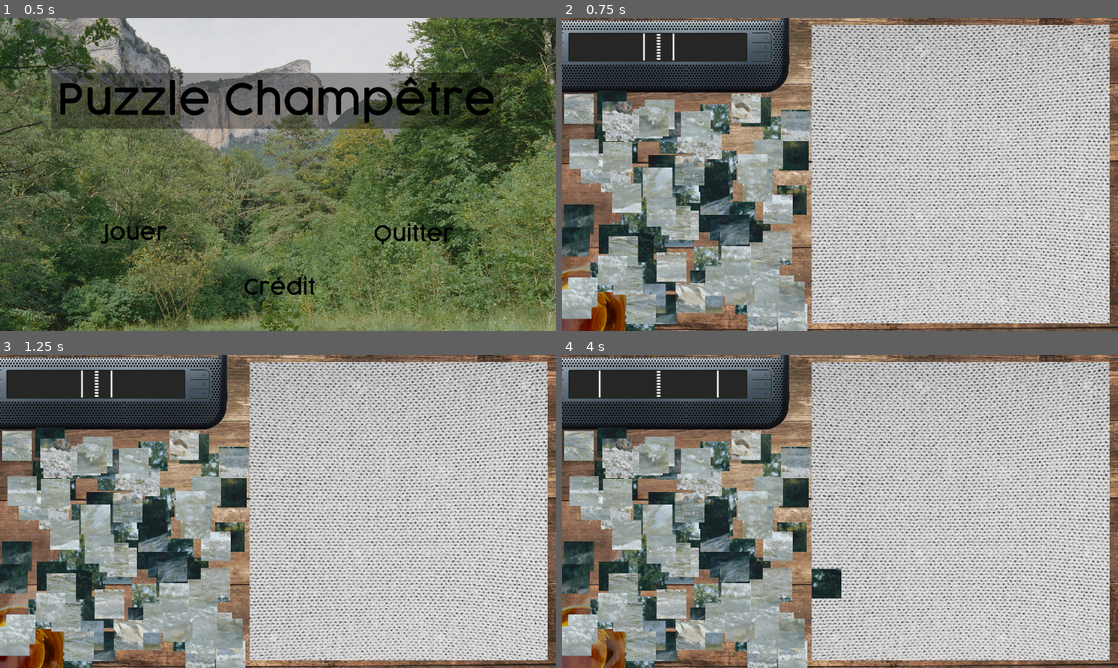
Above: before the commit, frames 1-4 (two rows, left to right).
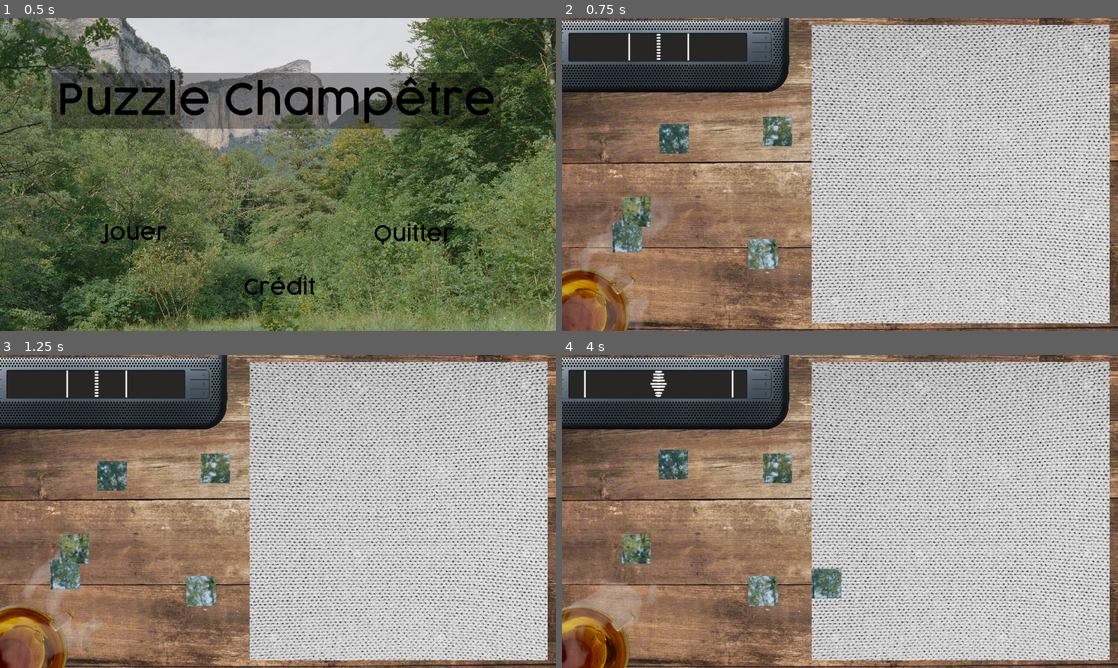
Above: after the commit, the same moments.

Repository: Ant0yne/rythmeNatureSatisfaction
Game: Godot game, scene res://Scenes/Menu.tscn
Same seed, same stepped clock (60 frames per second), same inputs: the game is played once before the commit and once after it. The engine's default icon, where the game draws it, is replaced by a stand-in: a white triangle on a blue panel in a dark square. Sound files missing from this copy of the repository are replaced by a short silence.
Inputs (mouse positions are in pixels of both pictures, inside the frame that each line leads up to):
- Up to frame 1 (0.5 s): no input
- Up to frame 2 (0.75 s): click (695, 233) at 0.5 s
- Up to frame 3 (1.25 s): no input
- Up to frame 4 (4 s): drag from (673, 477) to (628, 558) at 1.27 s; drag from (628, 574) to (812, 574) at 2.02 s; move the mouse to (762, 589) at 2.77 s; hold Right (ui_right) 2.78-3.5 s; click (762, 589) at 2.92 s; drag from (634, 549) to (673, 464) at 3.52 s

Frame 1 is identical in both runs. In frame 2, 26% of the frame differs, in the area x 0-45%, y 4-100%; in frame 3, 26%; in frame 4, 27%, in the area x 0-51%, y 4-100%.
Error before the commit: Invalid get index '4' (on base: 'Array'). (res://addons/mixing-desk/music/mixing_desk_music.gd:314)

Commit message:
fin + son bonne position

Diff:
--- a/Scenes/Menu.tscn
+++ b/Scenes/Menu.tscn
@@ -9,6 +9,7 @@
 [ext_resource path="res://Assets Graphiques/Fond Menu/Fond.png" type="Texture" id=7]
 [ext_resource path="res://Assets Graphiques/Bouton/Credit_blanc.png" type="Texture" id=8]
 [ext_resource path="res://Assets Graphiques/Bouton/Credit_noir.png" type="Texture" id=9]
+[ext_resource path="res://Assets Graphiques/Ecran_noir.png" type="Texture" id=10]
 
 [node name="Menu" type="Node2D"]
 script = ExtResource( 1 )
@@ -53,6 +54,11 @@
 __meta__ = {
 "_edit_use_anchors_": false
 }
+
+[node name="Ecran noir" type="Sprite" parent="."]
+modulate = Color( 1, 1, 1, 0 )
+position = Vector2( 640, 360 )
+texture = ExtResource( 10 )
 [connection signal="button_up" from="Jouer" to="." method="_on_Jouer_button_up"]
 [connection signal="button_up" from="Quitter" to="." method="_on_Quitter_button_up"]
 [connection signal="button_up" from="Credit" to="." method="_on_Credit_button_up"]
--- a/Scenes/Puzzle.tscn
+++ b/Scenes/Puzzle.tscn
@@ -78,7 +78,7 @@
 [ext_resource path="res://Assets Sonore/SD/Bruit Piece/Bruit Piece_2.wav" type="AudioStream" id=76]
 [ext_resource path="res://Scrips/Puzzle.gd" type="Script" id=77]
 [ext_resource path="res://Scrips/Fumee.gd" type="Script" id=78]
-[ext_resource path="res://Assets Sonore/SD/Secouage_v3-3.wav" type="AudioStream" id=79]
+[ext_resource path="res://Assets Sonore/SD/BonnePosition.wav" type="AudioStream" id=79]
 [ext_resource path="res://Assets Graphiques/Pieces/Puzzle_v2.png" type="Texture" id=80]
 [ext_resource path="res://Assets Sonore/SD/Feedback Piece Pose/Puzzle - Basse - feedback - 6.wav" type="AudioStream" id=81]
 [ext_resource path="res://Assets Sonore/SD/Feedback Piece Pose/Puzzle - Kick - feedback - 1.wav" type="AudioStream" id=82]
@@ -103,6 +103,7 @@
 [ext_resource path="res://Assets Sonore/SD/Feedback Piece Pose/Puzzle - Mélodie - feedback - 2.wav" type="AudioStream" id=101]
 [ext_resource path="res://addons/mixing-desk/music/mixing_desk_music.gd" type="Script" id=102]
 [ext_resource path="res://addons/mixing-desk/music/song.gd" type="Script" id=103]
+[ext_resource path="res://Assets Graphiques/Ecran_noir.png" type="Texture" id=104]
 [ext_resource path="res://Assets Sonore/SD/Boucle Piece Pose/Puzzle - Accord - boucle.wav" type="AudioStream" id=105]
 [ext_resource path="res://Assets Sonore/SD/Boucle Piece Pose/Puzzle - Basse - boucle.wav" type="AudioStream" id=106]
 [ext_resource path="res://Assets Sonore/SD/Boucle Piece Pose/Puzzle - Guitare - boucle intro.wav" type="AudioStream" id=107]
@@ -149,7 +150,7 @@
 position = Vector2( 143.732, 627.116 )
 scale = Vector2( 0.714216, 0.714216 )
 frames = SubResource( 2 )
-frame = 6
+frame = 29
 playing = true
 flip_h = true
 script = ExtResource( 78 )
@@ -167,7 +168,7 @@
 position = Vector2( 222.2, 66.7968 )
 scale = Vector2( 1, 0.989417 )
 frames = SubResource( 3 )
-frame = 3
+frame = 2
 playing = true
 
 [node name="Pieces" type="Node2D" parent="."]
@@ -177,6 +178,11 @@
 visible = false
 position = Vector2( 915, 356 )
 texture = ExtResource( 80 )
+
+[node name="Ecran noir" type="Sprite" parent="."]
+modulate = Color( 1, 1, 1, 0 )
+position = Vector2( 640, 360 )
+texture = ExtResource( 104 )
 
 [node name="SonFond" type="AudioStreamPlayer" parent="."]
 stream = ExtResource( 75 )
--- a/Scrips/CreationPieces.gd
+++ b/Scrips/CreationPieces.gd
@@ -13,7 +13,7 @@
 var limite_zone_pop_x = int(540)
 var limite_zone_pop_y = int(700)
 
-var max_piece = 100
+var max_piece = 5
 
 func _ready():
 	_random_position()
--- a/Scrips/FrameCompteur.gd
+++ b/Scrips/FrameCompteur.gd
@@ -1,4 +1,6 @@
 extends Node
+
+var restart_puzzle_fini = bool(false)
 
 var frame_compteur = int(0)
 var son_piece_pose = bool(false)
--- a/Scrips/Listes.gd
+++ b/Scrips/Listes.gd
@@ -2,7 +2,7 @@
 
 var premiere_position = Vector2(609,50)
 var nbre_bonne_position = int(0)
-var puzzle_fini = int(100)
+var puzzle_fini = int(5)
 var destruction_piece = bool(false)
 var piece_prise = int(0)
 
@@ -120,7 +120,6 @@
 Vector2(1085,50),
 Vector2(1153,50),
 Vector2(1221,50),
-
 Vector2(609,118),
 Vector2(677,118),
 Vector2(745,118),
@@ -131,7 +130,6 @@
 Vector2(1085,118),
 Vector2(1153,118),
 Vector2(1221,118),
-
 Vector2(609,186),
 Vector2(677,186),
 Vector2(745,186),
@@ -142,7 +140,6 @@
 Vector2(1085,186),
 Vector2(1153,186),
 Vector2(1221,186),
-
 Vector2(609,254),
 Vector2(677,254),
 Vector2(745,254),
@@ -153,7 +150,6 @@
 Vector2(1085,254),
 Vector2(1153,254),
 Vector2(1221,254),
-
 Vector2(609,322),
 Vector2(677,322),
 Vector2(745,322),
@@ -164,7 +160,6 @@
 Vector2(1085,322),
 Vector2(1153,322),
 Vector2(1221,322),
-
 Vector2(609,390),
 Vector2(677,390),
 Vector2(745,390),
@@ -175,7 +170,6 @@
 Vector2(1085,390),
 Vector2(1153,390),
 Vector2(1221,390),
-
 Vector2(609,458),
 Vector2(677,458),
 Vector2(745,458),
@@ -186,7 +180,6 @@
 Vector2(1085,458),
 Vector2(1153,458),
 Vector2(1221,458),
-
 Vector2(609,526),
 Vector2(677,526),
 Vector2(745,526),
@@ -197,7 +190,6 @@
 Vector2(1085,526),
 Vector2(1153,526),
 Vector2(1221,526),
-
 Vector2(609,594),
 Vector2(677,594),
 Vector2(745,594),
@@ -208,7 +200,6 @@
 Vector2(1085,594),
 Vector2(1153,594),
 Vector2(1221,594),
-
 Vector2(609,662),
 Vector2(677,662),
 Vector2(745,662),
--- a/Scrips/Menu.gd
+++ b/Scrips/Menu.gd
@@ -1,6 +1,44 @@
 extends Node2D
 
+onready var ecranNoir = $"Ecran noir"
+onready var frameCompteur = FrameCompteur
+onready var listes = Listes
+
+#func _ready():
+#	listes.premiere_position = Vector2(609,50)
+#	listes.nbre_bonne_position = int(0)
+#	listes.puzzle_fini = int(5)
+#	listes.destruction_piece = bool(false)
+#	listes.piece_prise = int(0)
+#
+#	frameCompteur.restart_puzzle_fini = bool(false)
+#	frameCompteur.frame_compteur = int(0)
+#	frameCompteur.son_piece_pose = bool(false)
+#	frameCompteur.ligne_son = int(0)
+#	frameCompteur.boucle_accord = int(0)
+#	frameCompteur.boucle_basse = int(0)
+#	frameCompteur.boucle_guitare = int(0)
+#	frameCompteur.boucle_hihat = int(0)
+#	frameCompteur.boucle_kick = int(0)
+#	frameCompteur.boucle_melodie = int(0)
+#	frameCompteur.boucle_rimshot = int(0)
+#	frameCompteur.boucle_accord_joue = bool(false)
+#	frameCompteur.boucle_basse_joue = bool(false)
+#	frameCompteur.boucle_guitare_joue = bool(false)
+#	frameCompteur.boucle_hihat_joue = bool(false)
+#	frameCompteur.boucle_kick_joue = bool(false)
+#	frameCompteur.boucle_melodie_joue = bool(false)
+#	frameCompteur.boucle_rimshot_joue = bool(false)
+#
+#	if frameCompteur.restart_puzzle_fini == true :
+#		ecranNoir.modulate.a = 1
+#
+#func _process(delta):
+#	if ecranNoir.modulate.a > 0:
+#		ecranNoir.modulate.a -= 0.01
+
 func _on_Jouer_button_up():
+#	frameCompteur.restart_puzzle_fini = false
 	get_tree().change_scene("res://Scenes/Puzzle.tscn")
 
 
@@ -9,4 +47,5 @@
 
 
 func _on_Credit_button_up():
+#	frameCompteur.restart_puzzle_fini = false
 	get_tree().change_scene("res://Scenes/Credit.tscn")
--- a/Scrips/Puzzle.gd
+++ b/Scrips/Puzzle.gd
@@ -23,6 +23,9 @@
 onready var puzzleFini = $PuzzleFini
 onready var frame_compteur = FrameCompteur
 onready var listes = Listes
+onready var ecranNoir = $"Ecran noir"
+
+var delay = int(0)
 
 func _ready():
 	bouclesGuitareIntro.play(0)
@@ -51,6 +54,17 @@
 	if listes.nbre_bonne_position == listes.puzzle_fini :
 		listes.destruction_piece = true
 		puzzleFini.visible = true
+		frame_compteur.restart_puzzle_fini = true
+		delay += 1
+		if delay > 80:
+			if ecranNoir.modulate.a < 1 :
+				ecranNoir.modulate.a += 0.01
+			if ecranNoir.modulate.a >= 1 :
+				get_tree().quit()
+
+func _input(event):
+	if event.is_action_released("ui_cancel"):
+		get_tree().change_scene("res://Scenes/Menu.tscn")
 
 func _piece_pose():
 	if frame_compteur.ligne_son == 1:
@@ -75,18 +89,25 @@
 		sonsLigne9Et10.play()
 		bruitPiece.play()
 	if frame_compteur.ligne_son == 10:
+		sonsLigne1Et2.play()
 		test.play()
 	if frame_compteur.ligne_son == 20:
+		sonsLigne3Et4.play()
 		test.play()
 	if frame_compteur.ligne_son == 30:
+		sonsLigne5.play()
 		test.play()
 	if frame_compteur.ligne_son == 40:
+		sonsLigne6.play()
 		test.play()
 	if frame_compteur.ligne_son == 50:
+		sonsLigne7.play()
 		test.play()
 	if frame_compteur.ligne_son == 60:
+		sonsLigne8.play()
 		test.play()
 	if frame_compteur.ligne_son == 70:
+		sonsLigne9Et10.play()
 		test.play()
 
 func _boucle_joue():
@@ -112,12 +133,12 @@
 		bouclesKick.set_volume_db(0)
 		frame_compteur.boucle_kick_joue = true
 
-func _input(event):
-	if event.is_action_released("ui_down"):
-		mixingDesk.fade_in("Boucles", "Boucles Guitare")
-	if event.is_action_released("ui_right"):
-		mixingDesk.toggle_fade("Boucles", "Boucles Basse")
-	if event.is_action_released("ui_left"):
-		mixingDesk.toggle_fade("Boucles", "Boucles Rimshot")
-	if event.is_action_released("ui_up"):
-		mixingDesk.toggle_fade("Boucles", "Boucles Kick")
+#func _input(event):
+#	if event.is_action_released("ui_down"):
+#		mixingDesk.fade_in("Boucles", "Boucles Guitare")
+#	if event.is_action_released("ui_right"):
+#		mixingDesk.toggle_fade("Boucles", "Boucles Basse")
+#	if event.is_action_released("ui_left"):
+#		mixingDesk.toggle_fade("Boucles", "Boucles Rimshot")
+#	if event.is_action_released("ui_up"):
+#		mixingDesk.toggle_fade("Boucles", "Boucles Kick")
Binary file added: Assets Graphiques/Ecran_noir.png
Not shown, added: Assets Graphiques/Ecran_noir.png.import
Not shown, added: Assets Sonore/SD/BonnePosition.wav.import
Not shown: 1 places in Scenes/Menu.tscn that only renumber resources
Not shown: 1 places in Scenes/Puzzle.tscn that only renumber resources
Not shown, added: Assets Sonore/SD/BonnePosition.wav
